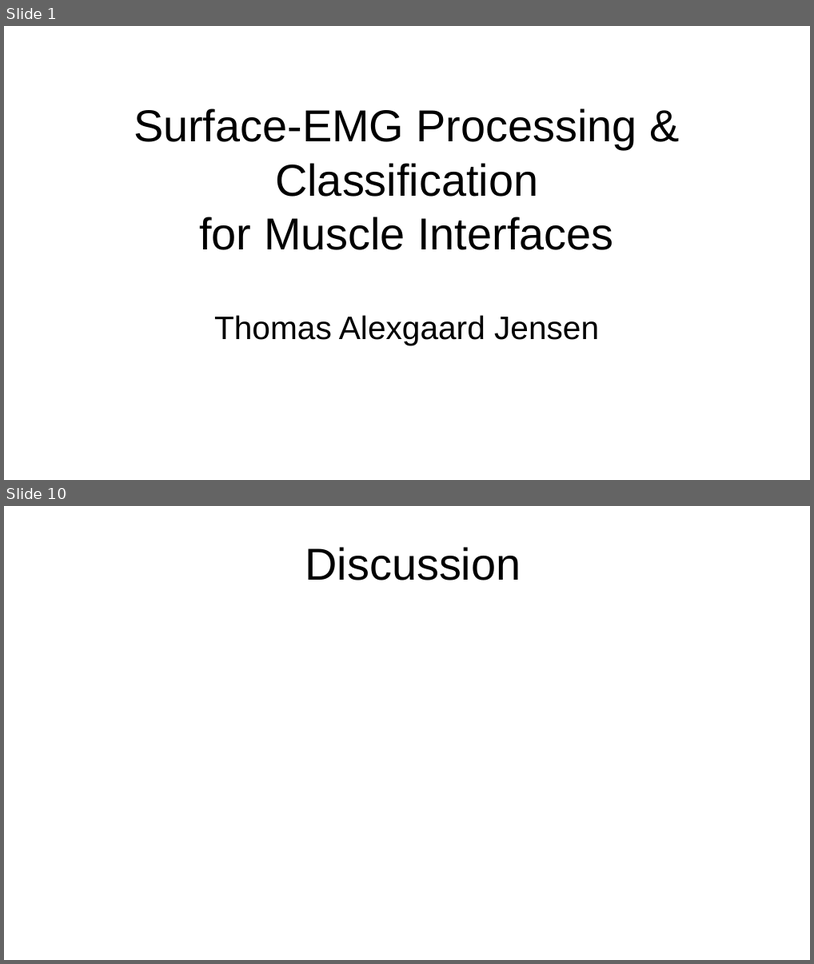
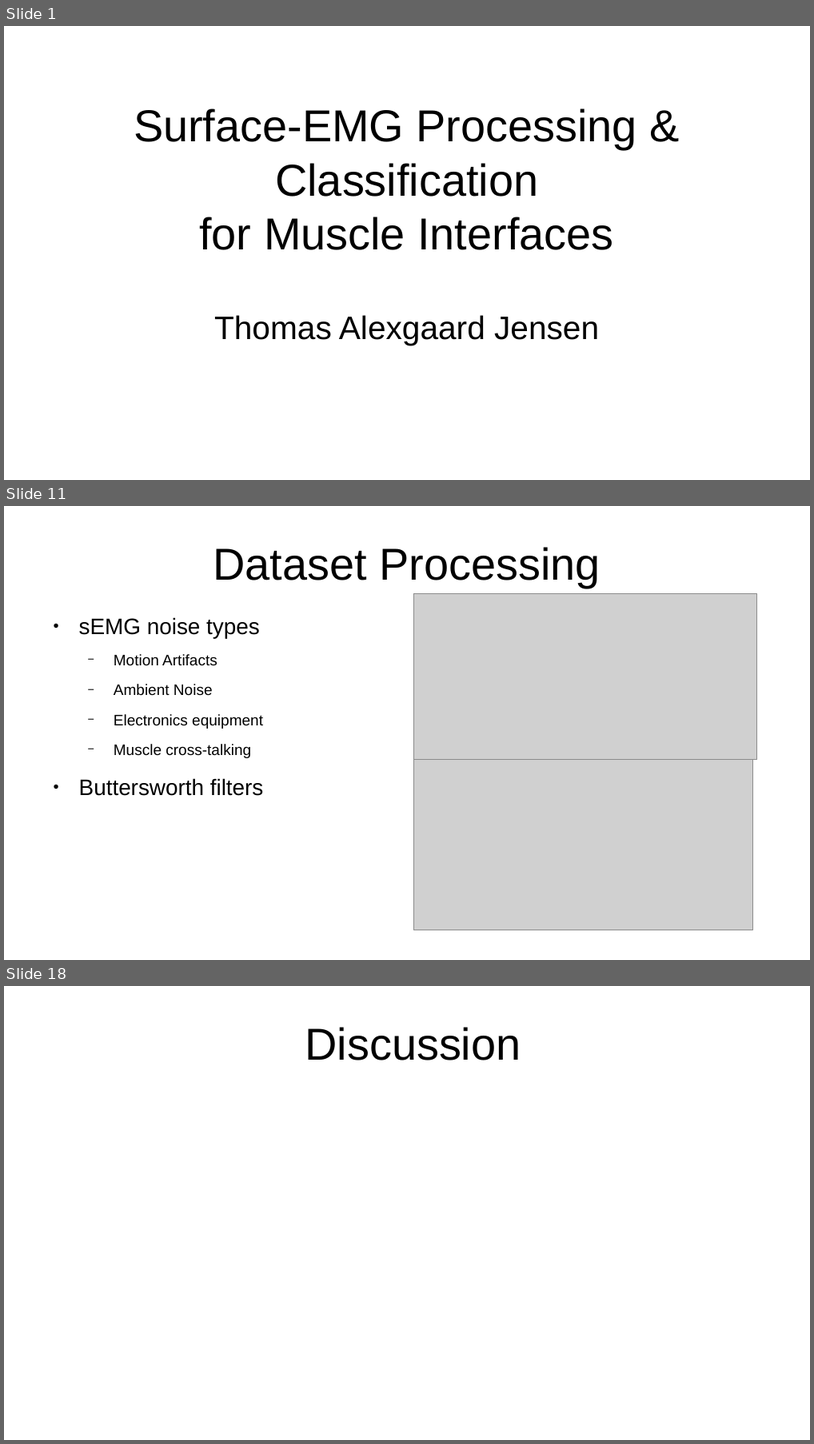
Before and after one commit to thom9258/masters-thesis, a slide deck: presentation/Presentation.odp. Shown one above the other, each under a label of ours: slides 1 and 10 before the commit, slides 1, 11 and 18 after it; the slides between them are not shown. The pictures are 814x964 and 814x1444 pixels, drawn with LibreOffice and Linux fonts; fonts in the diff are those of the drawing; grey boxes stand for pictures. Boxes give left, top, right and bottom in pixels: in the first picture for what was removed or moved away, otherwise in the second. Text is boxed around its words. In the diff, an @@ line names an element or a change of style, - is before the commit and + after.

```diff
--- a/presentation/Presentation.odp
+++ b/presentation/Presentation.odp
@@ slide 11 added at box(4, 506, 810, 960), background #FFFFFF @@
@@ title added at box(213, 547, 600, 588), 44 pt, text #000000 @@
+Dataset Processing
@@ picture added at box(414, 594, 758, 759) @@
@@ text added at box(79, 617, 264, 796), 15 pt, text #000000 @@
+● sEMG noise types
+  − Motion Artifacts
+  − Ambient Noise
+  − Electronics equipment
+  − Muscle cross-talking
+● Buttersworth filters
@@ picture added at box(414, 759, 754, 929) @@
@@ what was slide 10 is now slide 18 @@
```
Also in this commit, not shown: 1 slide changed, 14 other slides added, 7 slides removed.
